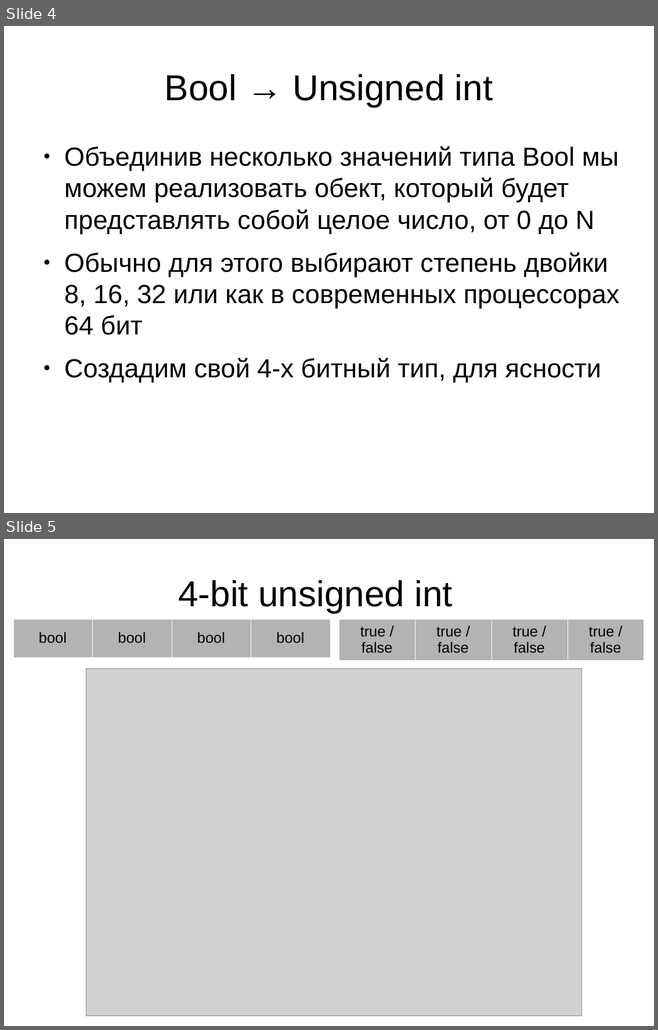
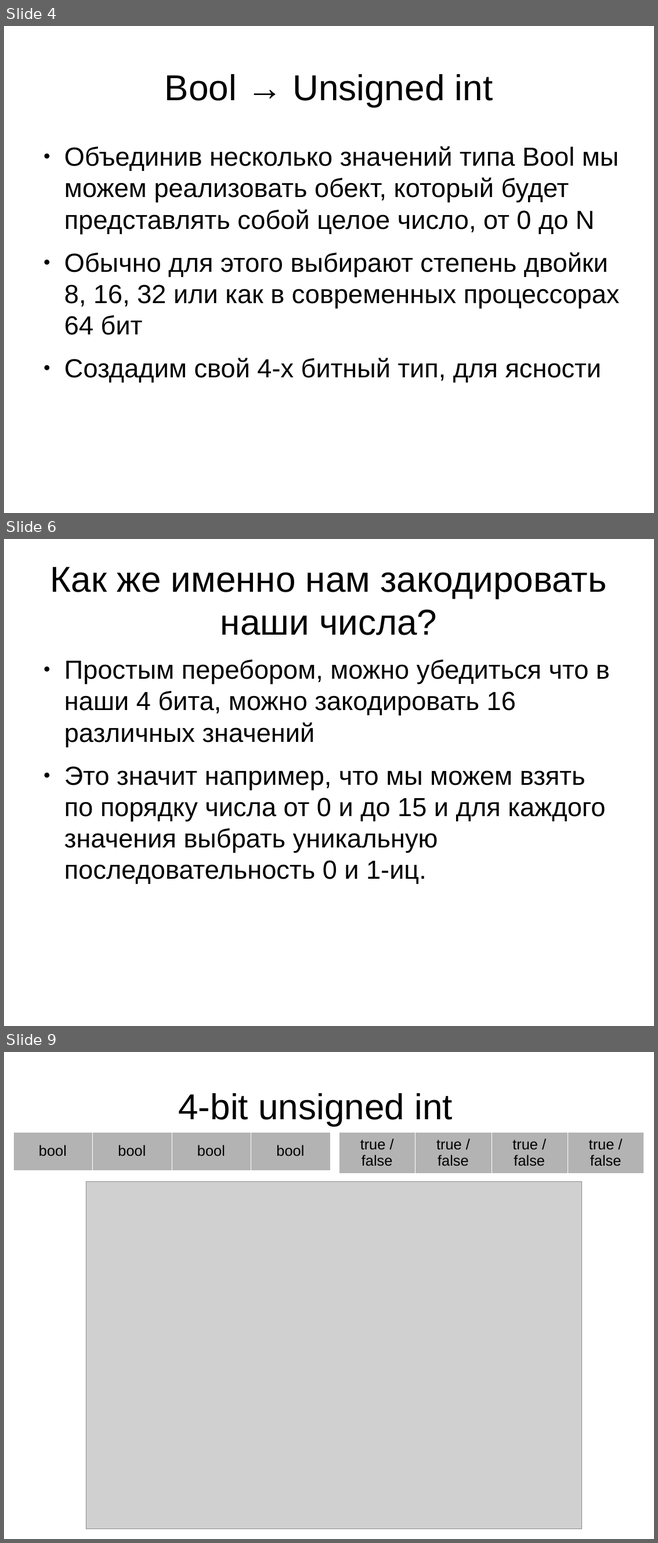
Before and after one commit to leanid/om, a slide deck: class-00-basic-prog/03-int-type/docs/bool_to_float.odp. Shown one above the other, each under a label of ours: slides 4 and 5 before the commit, slides 4, 6 and 9 after it; the slides between them are not shown. The pictures are 658x1030 and 658x1543 pixels, drawn with LibreOffice and Linux fonts; fonts in the diff are those of the drawing; grey boxes stand for pictures; background and template pictures are left out. Boxes give left, top, right and bottom in pixels: in the first picture for what was removed or moved away, otherwise in the second. Text is boxed around its words. In the diff, an @@ line names an element or a change of style, - is before the commit and + after.

```diff
--- a/class-00-basic-prog/03-int-type/docs/bool_to_float.odp
+++ b/class-00-basic-prog/03-int-type/docs/bool_to_float.odp
@@ slide 6 added at (4,539,654,1026), background #FFFFFF @@
@@ title added at (50,567,607,635), 44 pt, text #000000 @@
+Как же именно нам закодировать наши числа?
@@ text added at (64,660,610,884), 32 pt, text #000000 @@
+● Простым перебором, можно убедиться что в наши 4 бита, можно закодировать 16 различных значений
+● Это значит например, что мы можем взять по порядку числа от 0 и до 15 и для каждого значения выбрать уникальную последовательность 0 и 1-иц.
@@ what was slide 5 is now slide 9 @@
```
Also in this commit, not shown: 15 other slides added, 1 other file.
